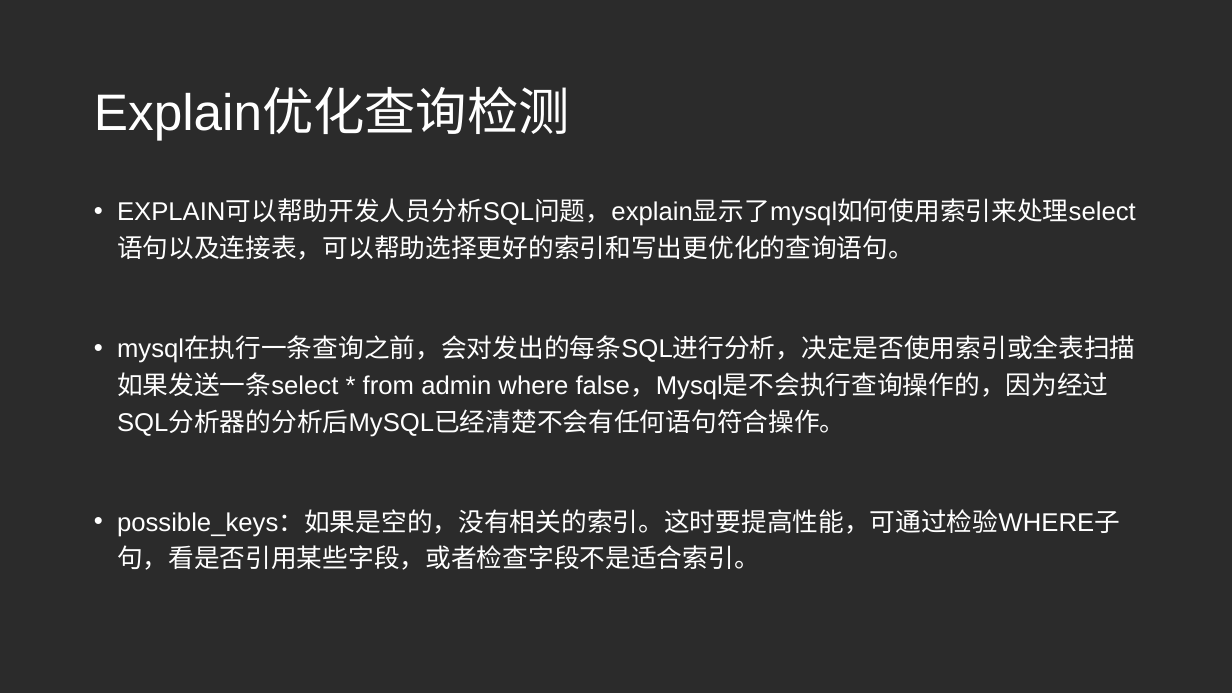
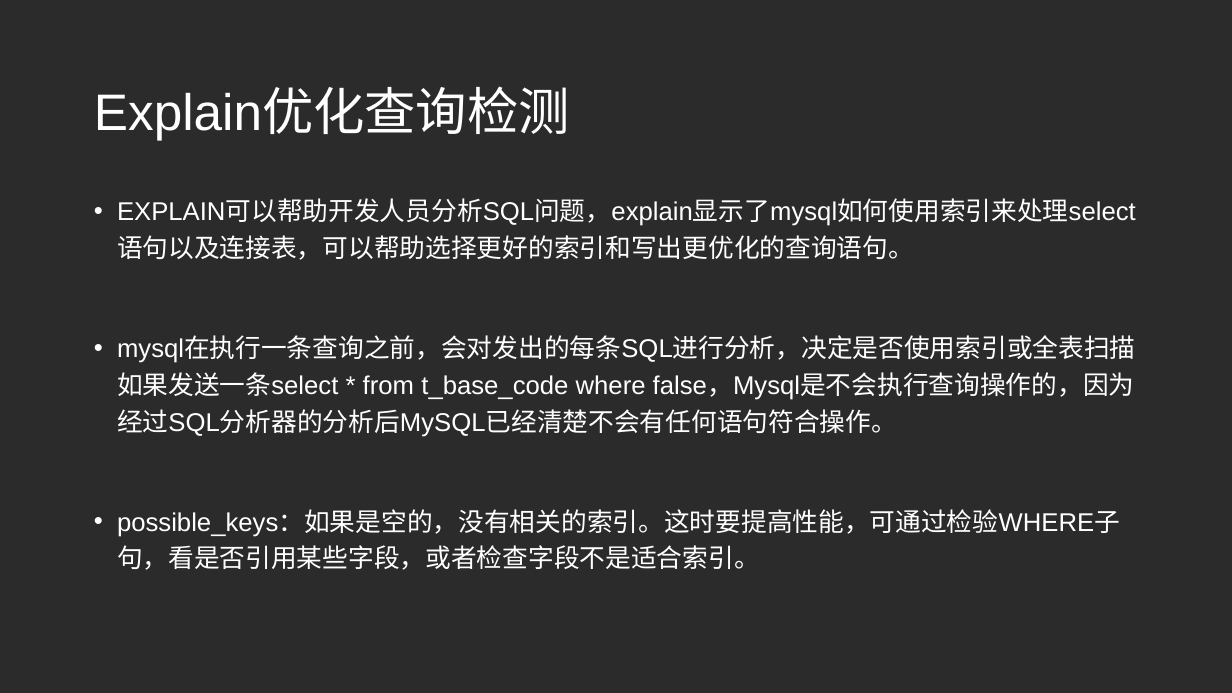
Before and after one commit to SilenceLoveLt/WorkSpaceNew, a slide deck: slide 3 of 工作/内部培训.pptx (slide 4 before the commit). Drawn at 1232x693 pixels with LibreOffice and Linux fonts; fonts in the diff are those of the drawing; background and template pictures are left out; a plain dark background stands for a picture behind light text. Boxes give left, top, right and bottom in pixels: in the first picture for what was removed or moved away, otherwise in the second. Text is boxed around its words. In the diff, an @@ line names an element or a change of style, - is before the commit and + after.

```diff
--- a/工作/内部培训.pptx
+++ b/工作/内部培训.pptx
@@ text at [117,336,1136,437]: text changed @@
-• mysql在执行一条查询之前，会对发出的每条SQL进行分析，决定是否使用索引或全表扫描如果发送一条select * from admin where false，Mysql是不会执行查询操作的，因为经过SQL分析器的分析后MySQL已经清楚不会有任何语句符合操作。
+• mysql在执行一条查询之前，会对发出的每条SQL进行分析，决定是否使用索引或全表扫描如果发送一条select * from t_base_code where false，Mysql是不会执行查询操作的，因为经过SQL分析器的分析后MySQL已经清楚不会有任何语句符合操作。
```
Also in this commit, not shown: 3 other slides changed, 3 slides added, 3 slides removed, 16 other files.
